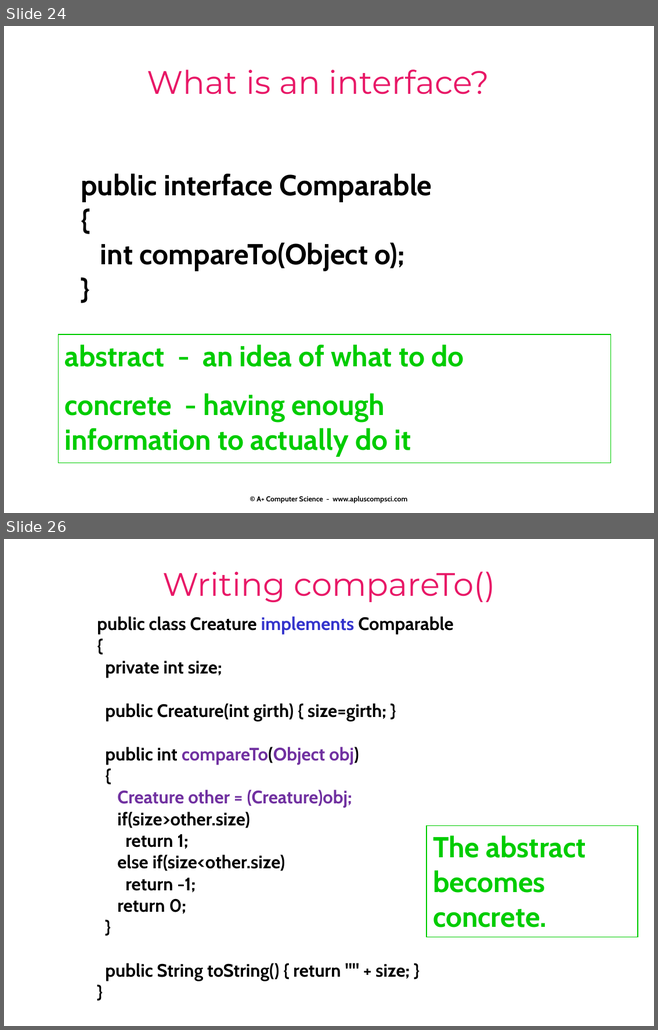
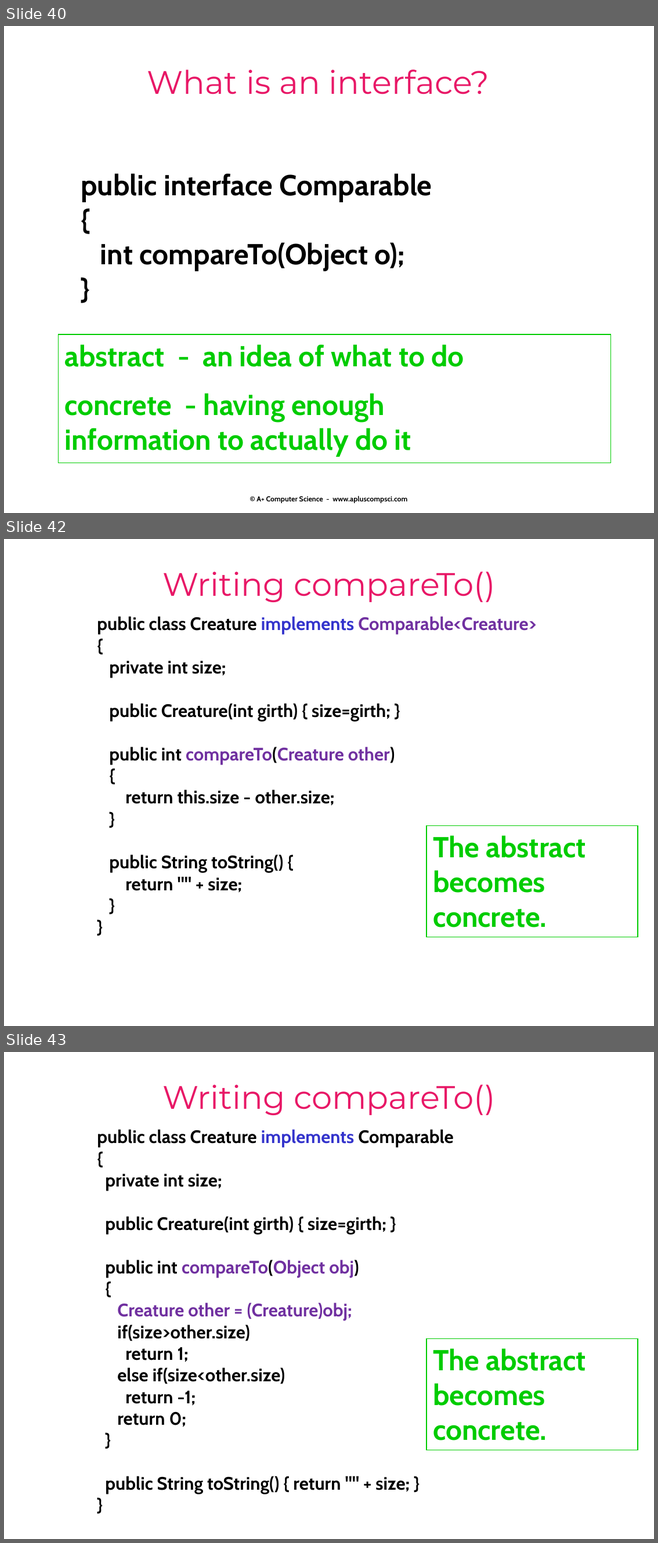
Before and after one commit to Cy-FairCS/cs3, a slide deck: u04a_interfaces/notes/_interfaces notes.pptx. Shown one above the other, each under a label of ours: slides 24 and 26 before the commit, slides 40, 42 and 43 after it; the slides between them are not shown. The pictures are 658x1030 and 658x1543 pixels, drawn with LibreOffice and Linux fonts; fonts in the diff are those of the drawing. Boxes give left, top, right and bottom in pixels: in the first picture for what was removed or moved away, otherwise in the second. Text is boxed around its words. In the diff, an @@ line names an element or a change of style, - is before the commit and + after.

```diff
--- a/u04a_interfaces/notes/_interfaces notes.pptx
+++ b/u04a_interfaces/notes/_interfaces notes.pptx
@@ slide 42 added at box(4, 539, 654, 1026), background #FFFFFF @@
@@ text added at box(162, 571, 495, 602), 36 pt, text gradient #A603AB to #E81766 to #EE3F17 to #FFFF00 to #1A8D48 to #0819FB @@
+Writing compareTo()
@@ text added at box(97, 616, 536, 892), 20 pt, text #000000, bold @@
+public class Creature implements Comparable<Creature>
+{
+private int size;
+public Creature(int girth) { size=girth; }
+public int compareTo(Creature other)
+{
+return this.size - other.size;
+}
+public String toString() {
+return "" + size;
+}
+}
@@ rectangle added at box(426, 826, 637, 937), outline #00CC00 0.75 pt, 32 pt, text #00CC00, bold @@
+The abstract
+becomes
+concrete.
@@ what was slide 24 is now slide 40 @@
@@ what was slide 26 is now slide 43 @@
```
Also in this commit, not shown: 16 slides changed, 2 other slides added, 1 slide removed.
